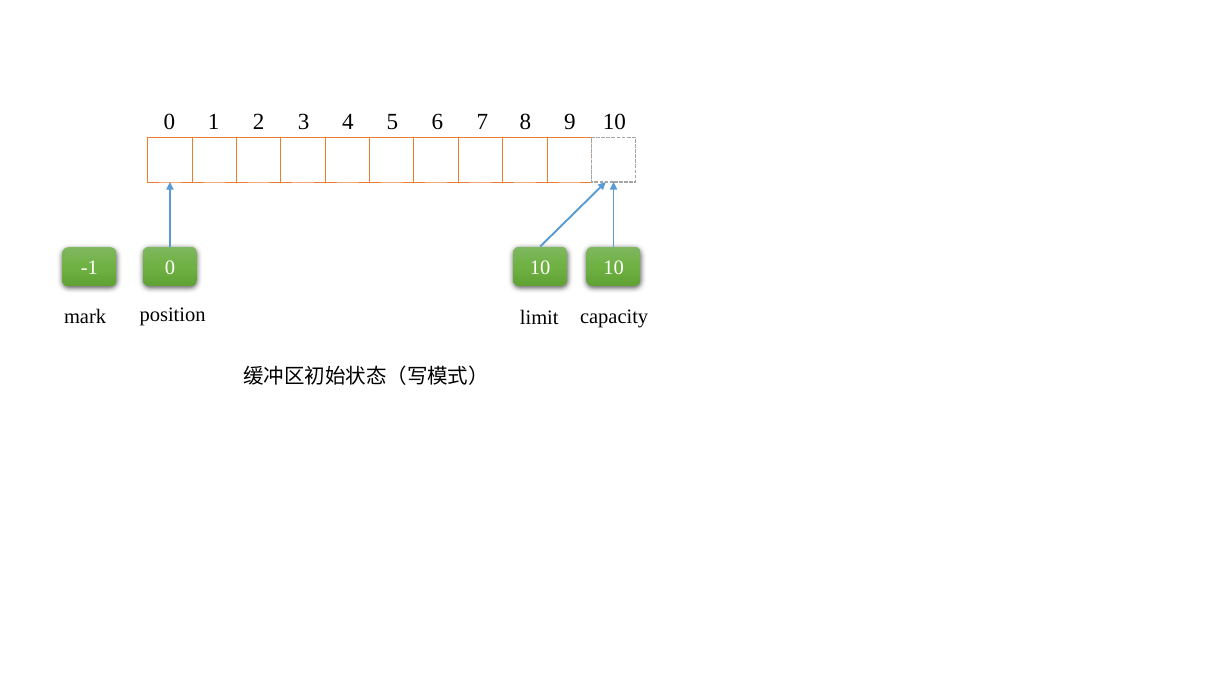
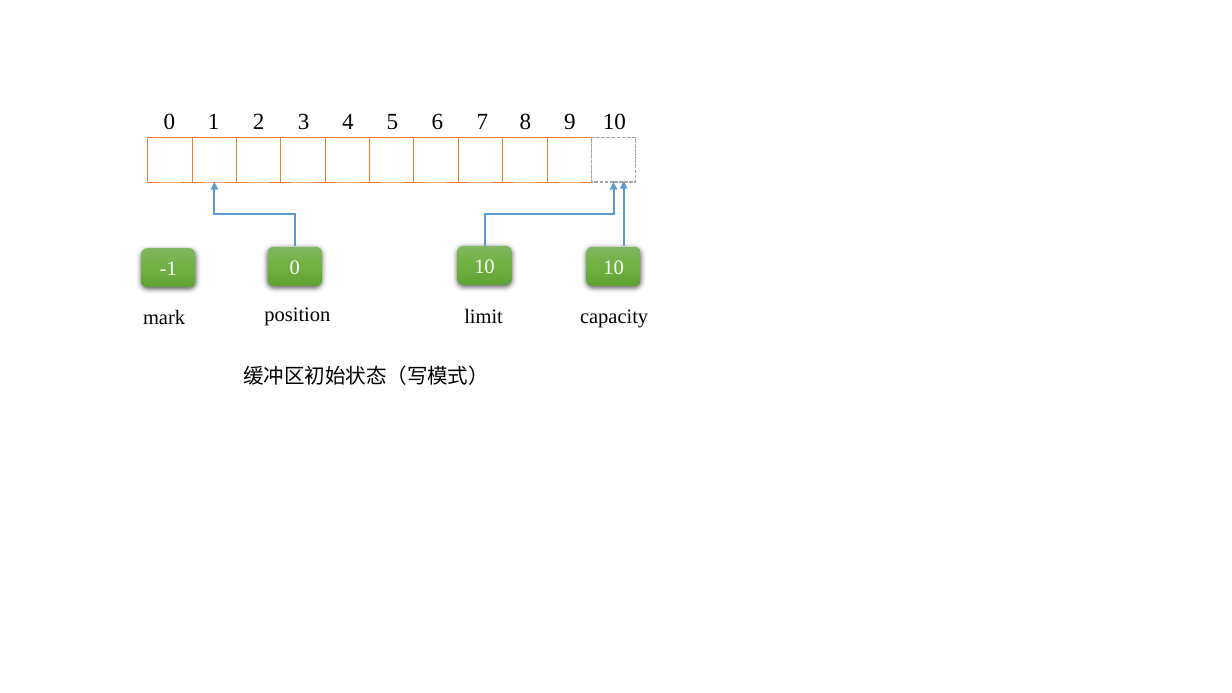
Before and after one commit to Zoaz/code-samples, a slide deck: slide 1 of chart/java/nio.pptx. Drawn at 1232x693 pixels with LibreOffice and Linux fonts; fonts in the diff are those of the drawing. Boxes give left, top, right and bottom in pixels: in the first picture for what was removed or moved away, otherwise in the second. Text is boxed around its words. In the diff, an @@ line names an element or a change of style, - is before the commit and + after.

```diff
--- a/chart/java/nio.pptx
+++ b/chart/java/nio.pptx
@@ arrow removed from (170, 247) to (170, 182) @@
@@ elbow arrow added from (295, 247) to (214, 182), #5B9BD5 1.5 pt @@
@@ elbow arrow added from (484, 246) to (614, 182), #5B9BD5 1.5 pt @@
@@ arrow removed from (541, 247) to (606, 182) @@
@@ arrow moved from (614, 247) - (614, 182) to (624, 246) - (624, 181) @@
@@ rounded rectangle "-1": place and size @@
-rounded rectangle "-1" at [62,247,116,286]
+rounded rectangle "-1" at [141,248,196,287]
@@ rounded rectangle "0": place and size @@
-rounded rectangle "0" at [143,247,198,286]
+rounded rectangle "0" at [268,247,323,286]
@@ rounded rectangle "10": place and size @@
-rounded rectangle "10" at [513,247,567,286]
+rounded rectangle "10" at [457,246,512,285]
@@ text "mark": place and size @@
-text "mark" at [64,308,106,323]
+text "mark" at [143,309,185,324]
@@ text "position": place and size @@
-text "position" at [140,307,206,326]
+text "position" at [264,307,330,326]
@@ text "limit": place and size @@
-text "limit" at [520,309,559,324]
+text "limit" at [464,308,503,324]
```
Also in this commit, not shown: 1 other slide changed, 3 slides added, 2 other files.
